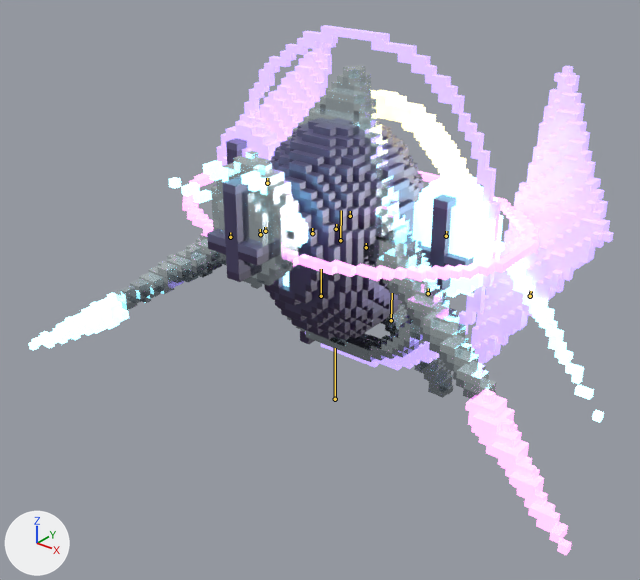
A saved change to the glTF model public/assets/harthmere/glb/bosses/echo_singer_world.glb.
One viewpoint serves both versions: a 50 mm camera at (6.96, -10.48, 7.59) aimed at (-0.03, -1.75, 2.18). Arrows for +X, +Y and +Z are at lower left; the lights stay in place. The picture after the commit comes second. Both versions are drawn at frame 22 of the action 'EssenceDive'; the numbers are the values there. The bones that bend it are drawn over the model as lines.

In view in the first picture: 'echo_singer'.
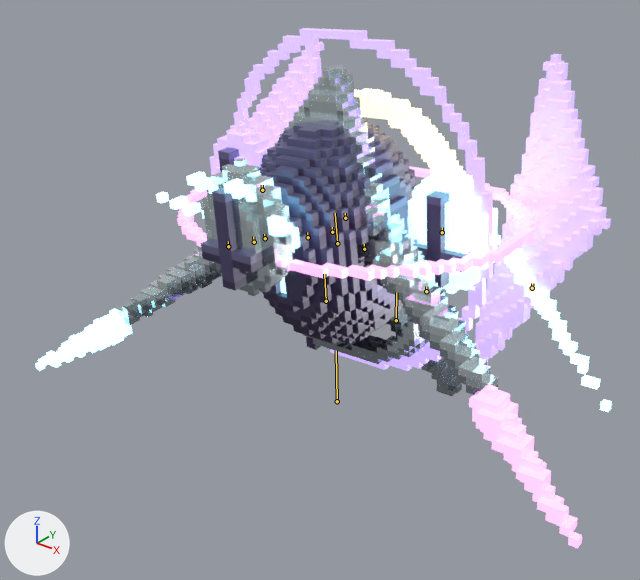
Boxes (x1, y1, x2, y2) around the edits, measured in the pictures (640 x 580 px):
```json
{"object": "echo_singer", "change": "posed", "before": [28, 25, 613, 555], "after": [35, 28, 612, 548]}
{"bone": "Root", "before": "(335, 399) to (335, 348)", "after": "(337, 401) to (336, 350)"}
{"bone": "Core", "before": "(336, 229) to (336, 224)", "after": "(332, 232) to (332, 227)"}
{"bone": "BellBody", "before": "(340, 240) to (341, 210)", "after": "(337, 243) to (335, 213)"}
{"bone": "Skirt.L", "before": "(321, 296) to (321, 269)", "after": "(326, 301) to (324, 274)"}
{"bone": "Skirt.R", "before": "(391, 320) to (392, 293)", "after": "(396, 320) to (396, 292)"}
{"bone": "Emitter", "before": "(312, 233) to (312, 228)", "after": "(308, 237) to (307, 232)"}
{"bone": "Guard", "before": "(366, 247) to (366, 243)", "after": "(364, 249) to (364, 244)"}
{"bone": "TimeRing", "before": "(350, 216) to (350, 211)", "after": "(345, 218) to (345, 213)"}
```

Scene script edits in JSON lines:
```json
{"block": "bone_root", "where": "bone_root = bpy.data.objects['echo_singer.Armature'].pose.bones['Root']"}
{"op": "set", "path": "bone_root.location", "old": "(0.0, 0.0, 0.4)", "new": "(0.008, -0.016, 0.39)"}
{"op": "set", "path": "bone_root.rotation_quaternion", "old": "(1.0, 0.0, 0.0, 0.0)", "new": "(1.0, 0.01, 0.01, 0.014)", "note": "degrees (0, 0, 0) -> degrees (1, 1, 2)"}
{"block": "bone_core", "where": "bone_core = bpy.data.objects['echo_singer.Armature'].pose.bones['Core']  # child of 'Root'"}
{"op": "set", "path": "bone_core.rotation_quaternion", "old": "(1.0, 0.0, 0.0, 0.0)", "new": "(1.0, 0.006, -0.009, 0.013)", "note": "degrees (0, 0, 0) -> degrees (1, -1, 1)"}
{"op": "set", "path": "bone_core.scale", "old": "(1.0, 1.0, 1.0)", "new": "(1.01, 1.01, 1.01)"}
{"block": "bone_bellbody", "where": "bone_bellbody = bpy.data.objects['echo_singer.Armature'].pose.bones['BellBody']  # child of 'Core'"}
{"op": "set", "path": "bone_bellbody.rotation_quaternion", "old": "(1.0, 0.0, 0.0, 0.0)", "new": "(1.0, 0.007, -0.009, 0.013)", "note": "degrees (0, 0, 0) -> degrees (1, -1, 1)"}
{"op": "set", "path": "bone_bellbody.scale", "old": "(0.9, 0.9, 1.2)", "new": "(0.91, 0.91, 1.21)"}
{"block": "bone_skirt_l", "where": "bone_skirt_l = bpy.data.objects['echo_singer.Armature'].pose.bones['Skirt.L']  # child of 'BellBody'"}
{"op": "set", "path": "bone_skirt_l.rotation_quaternion", "old": "(1.0, 0.0, 0.0, 0.0)", "new": "(1.0, -0.007, 0.01, -0.025)", "note": "degrees (0, 0, 0) -> degrees (-1, 1, -3)"}
{"block": "bone_skirt_r", "where": "bone_skirt_r = bpy.data.objects['echo_singer.Armature'].pose.bones['Skirt.R']  # child of 'BellBody'"}
{"op": "set", "path": "bone_skirt_r.rotation_quaternion", "old": "(1.0, 0.0, 0.0, 0.0)", "new": "(0.999, -0.007, 0.01, -0.031)", "note": "degrees (0, 0, 0) -> degrees (-1, 1, -4)"}
{"block": "bone_emitter", "where": "bone_emitter = bpy.data.objects['echo_singer.Armature'].pose.bones['Emitter']  # child of 'Core'"}
{"op": "set", "path": "bone_emitter.rotation_quaternion", "old": "(1.0, 0.0, 0.0, 0.0)", "new": "(1.0, 0.007, -0.009, 0.013)", "note": "degrees (0, 0, 0) -> degrees (1, -1, 2)"}
{"op": "set", "path": "bone_emitter.scale", "old": "(1.0, 1.0, 1.0)", "new": "(1.01, 1.01, 1.01)"}
{"block": "bone_guard", "where": "bone_guard = bpy.data.objects['echo_singer.Armature'].pose.bones['Guard']  # child of 'Core'"}
{"op": "set", "path": "bone_guard.rotation_quaternion", "old": "(1.0, 0.0, 0.0, 0.0)", "new": "(1.0, 0.007, -0.009, 0.013)", "note": "degrees (0, 0, 0) -> degrees (1, -1, 2)"}
{"op": "set", "path": "bone_guard.scale", "old": "(1.0, 1.0, 1.0)", "new": "(1.01, 1.01, 1.01)"}
{"block": "bone_timering", "where": "bone_timering = bpy.data.objects['echo_singer.Armature'].pose.bones['TimeRing']  # child of 'Core'"}
{"op": "set", "path": "bone_timering.rotation_quaternion", "old": "(1.0, 0.0, 0.0, 0.0)", "new": "(1.0, 0.006, -0.009, 0.013)", "note": "degrees (0, 0, 0) -> degrees (1, -1, 1)"}
{"op": "set", "path": "bone_timering.scale", "old": "(1.0, 1.0, 1.0)", "new": "(1.01, 1.01, 1.01)"}
```
